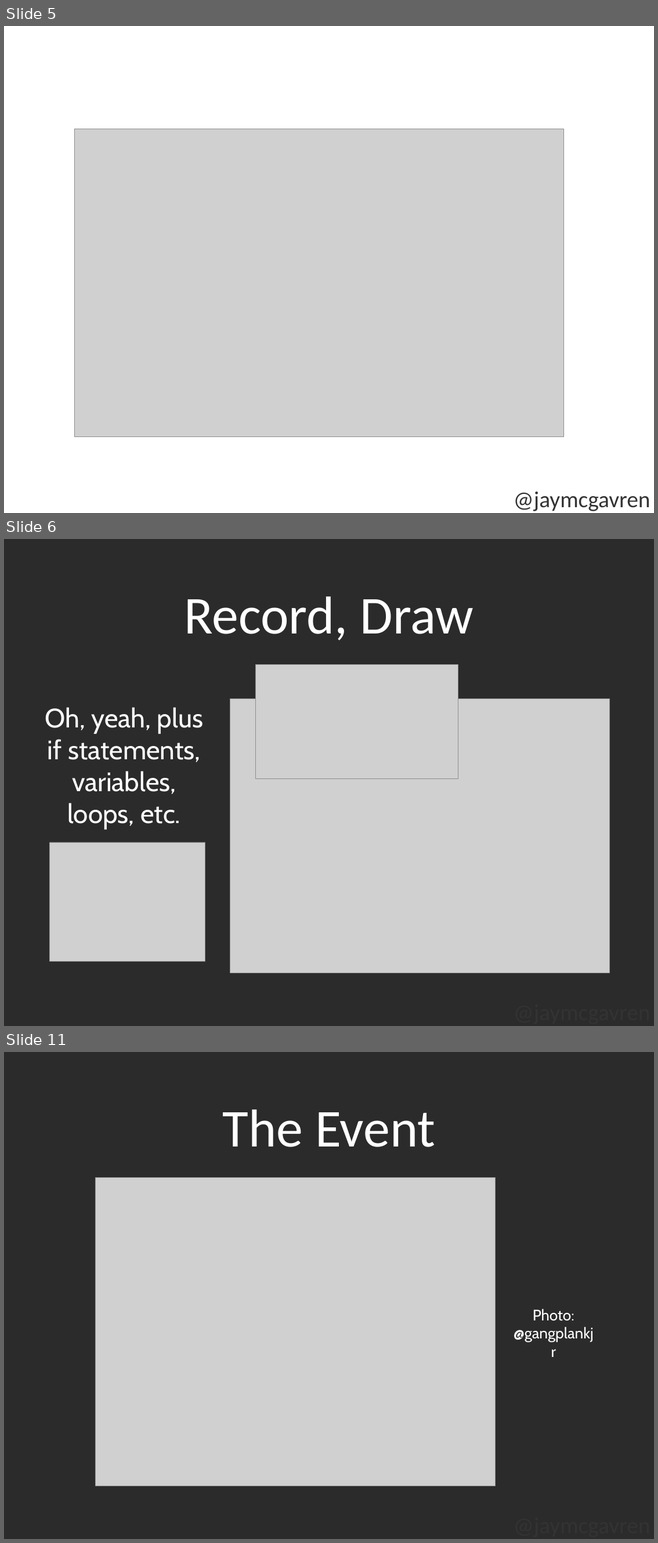
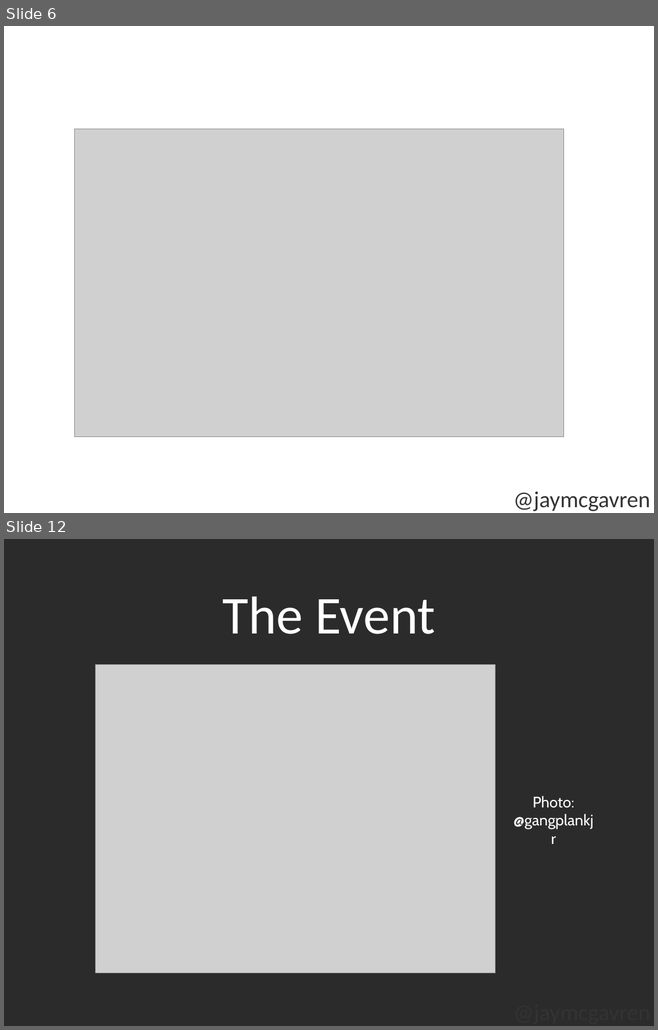
Before and after one commit to jaymcgavren/presentations, a slide deck: ignite_scratch/Ignite_Scratch.ppt. Shown one above the other, each under a label of ours: slides 5, 6 and 11 before the commit, slides 6 and 12 after it; the slides between them are not shown. The pictures are 658x1543 and 658x1030 pixels, drawn with LibreOffice and Linux fonts; fonts in the diff are those of the drawing; grey boxes stand for pictures; background and template pictures are left out; a plain dark background stands for a picture behind light text. Boxes give left, top, right and bottom in pixels: in the first picture for what was removed or moved away, otherwise in the second. Text is boxed around its words. In the diff, an @@ line names an element or a change of style, - is before the commit and + after.

```diff
--- a/ignite_scratch/Ignite_Scratch.ppt
+++ b/ignite_scratch/Ignite_Scratch.ppt
@@ slide 6 removed at [4, 539, 654, 1026], background picture (left out); not listed: 1 template element that a slide beside it also shows @@
@@ text removed at [184, 596, 474, 641] @@
-Record, Draw
@@ picture removed at [255, 665, 458, 779] @@
@@ text removed at [45, 707, 204, 830] @@
-Oh, yeah, plus if statements, variables, loops, etc.
@@ picture removed at [230, 699, 610, 973] @@
@@ picture removed at [50, 842, 205, 962] @@
@@ what was slide 5 is now slide 6 @@
@@ what was slide 11 is now slide 12 @@
```
Also in this commit, not shown: 6 slides changed, 8 slides added, 7 other slides removed.
